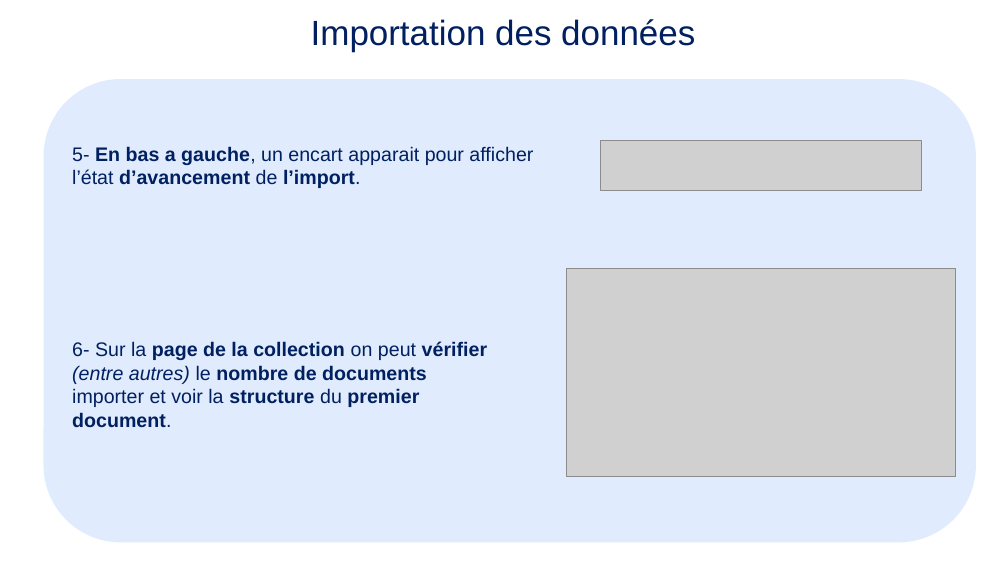
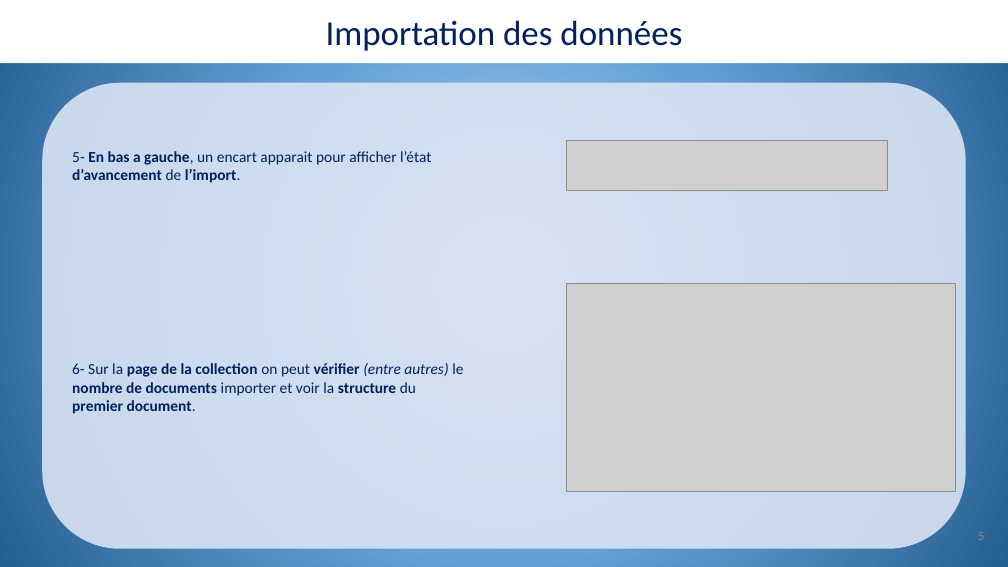
Before and after one commit to merais/formation, a slide deck: slide 5 of P7_Concevez_et_analysez_une_base_de_donnees_nosql_aymeric_bailleul/_projets/ABAI_P7_01_presentation_20251104.pptx. Drawn at 1008x567 pixels with LibreOffice and Linux fonts; fonts in the diff are those of the drawing; grey boxes stand for pictures. Boxes give left, top, right and bottom in pixels: in the first picture for what was removed or moved away, otherwise in the second. Text is boxed around its words. In the diff, an @@ line names an element or a change of style, - is before the commit and + after.

```diff
--- a/P7_Concevez_et_analysez_une_base_de_donnees_nosql_aymeric_bailleul/_projets/ABAI_P7_01_presentation_20251104.pptx
+++ b/P7_Concevez_et_analysez_une_base_de_donnees_nosql_aymeric_bailleul/_projets/ABAI_P7_01_presentation_20251104.pptx
@@ background #FFFFFF to gradient #BDD7EE to #63A0D7 to #255E91 @@
@@ rectangle "Importation des données": place and size @@
-rectangle "Importation des données" at (311,19,695,51)
+rectangle "Importation des données" at (0,0,1008,64)
@@ rectangle "Importation des données" at (0,0,1008,64): font Arial to Calibri; alignment left to centre; vertical alignment top to middle; fill none to #FFFFFF @@
@@ rounded rectangle: place and size @@
-rounded rectangle at (43,79,976,542)
+rounded rectangle at (42,83,966,548)
@@ rounded rectangle at (42,83,966,548): fill #D9E7FD at 80% opacity to #DAE3F3 at 90% opacity @@
@@ text "5- En bas a gauche, ..." at (72,151,431,183): size 14 to 11 pt, font Arial to Calibri @@
@@ picture: place and size @@
-picture at (601,141,922,191)
+picture at (566,141,888,191)
@@ picture: place and size @@
-picture at (566,269,957,477)
+picture at (566,283,957,491)
@@ text "6- Sur la page de ...": place and size @@
-text "6- Sur la page de ..." at (72,341,487,407)
+text "6- Sur la page de ..." at (72,363,463,414)
@@ text "6- Sur la page de ..." at (72,363,463,414): size 14 to 11 pt, font Arial to Calibri @@
@@ page number added at (978,532,984,540), 9 pt, text #8C8C8C @@
+5
```
Also in this commit, not shown: 13 other slides changed, 5 slides added, 1 slide removed, 2 other files.
